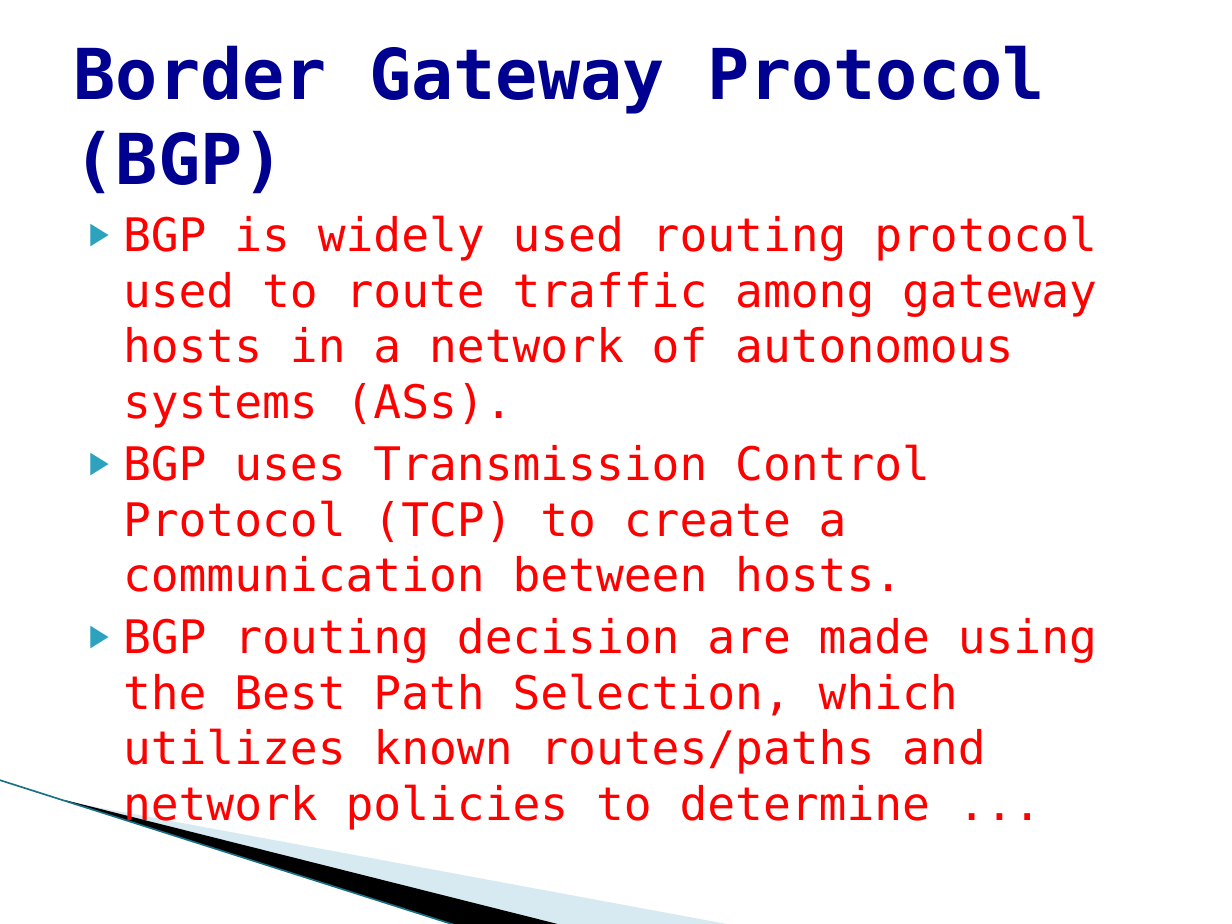
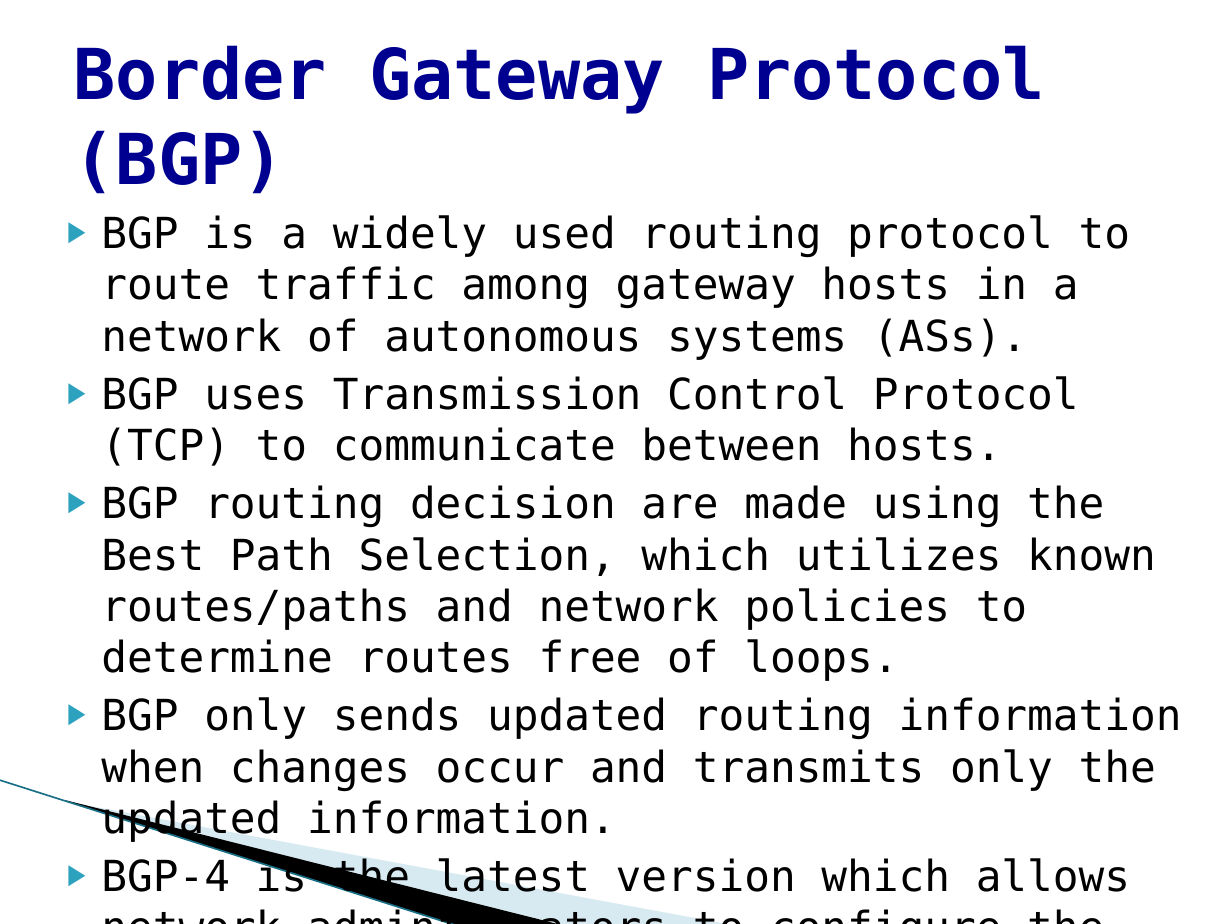
Before and after one commit to Polo08816/COSC650, a slide deck: slide 4 of documents/Presentation BGP.pptx. Drawn at 1232x924 pixels with LibreOffice and Linux fonts; fonts in the diff are those of the drawing; background and template pictures are left out. Boxes give left, top, right and bottom in pixels: in the first picture for what was removed or moved away, otherwise in the second. Text is boxed around its words. In the diff, an @@ line names an element or a change of style, - is before the commit and + after.

```diff
--- a/documents/Presentation BGP.pptx
+++ b/documents/Presentation BGP.pptx
@@ text at box(101, 215, 1182, 901): text changed; size 27 to 25 pt; text colour #FF0000 to #000000 @@
-▶ BGP is widely used routing protocol used to route traffic among gateway hosts in a network of autonomous systems (ASs).
-▶ BGP uses Transmission Control Protocol (TCP) to create a communication between hosts.
-▶ BGP routing decision are made using the Best Path Selection, which utilizes known routes/paths and network policies to determine ...
+▶ BGP is a widely used routing protocol to route traffic among gateway hosts in a network of autonomous systems (ASs).
+▶ BGP uses Transmission Control Protocol (TCP) to communicate between hosts.
+▶ BGP routing decision are made using the Best Path Selection, which utilizes known routes/paths and network policies to determine routes free of loops.
+▶ BGP only sends updated routing information when changes occur and transmits only the updated information.
+▶ BGP-4 is the latest version which allows network administrators to configure the routes according to organizational policy statements.
```
Also in this commit, not shown: 4 other slides changed, 2 slides removed.
